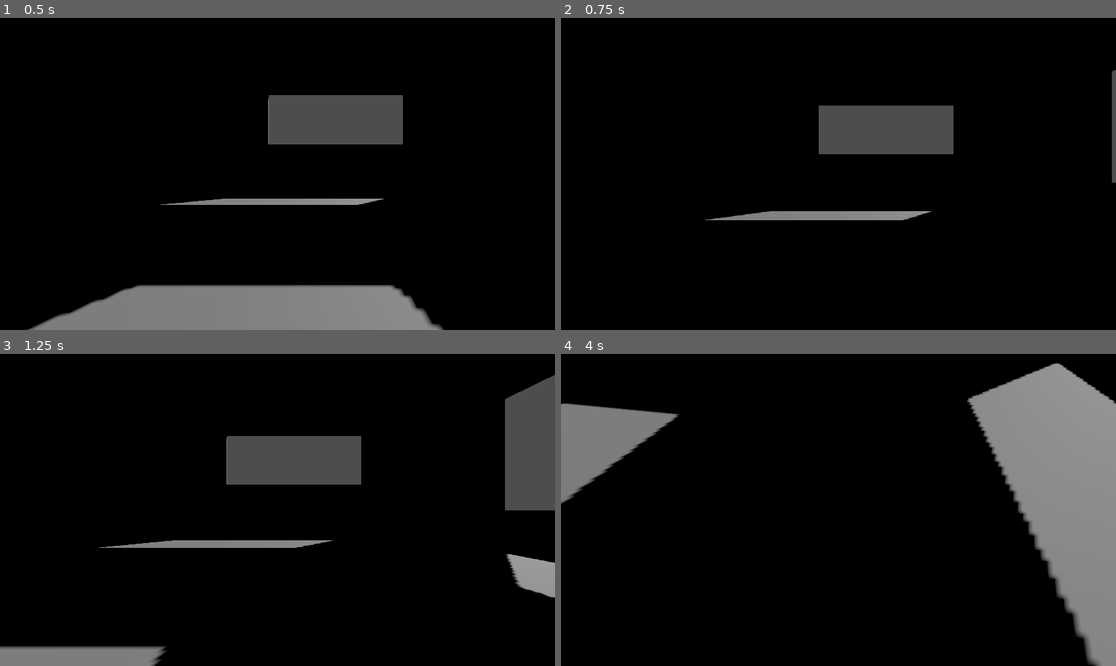
Above: before the commit, frames 1-4 (two rows, left to right).
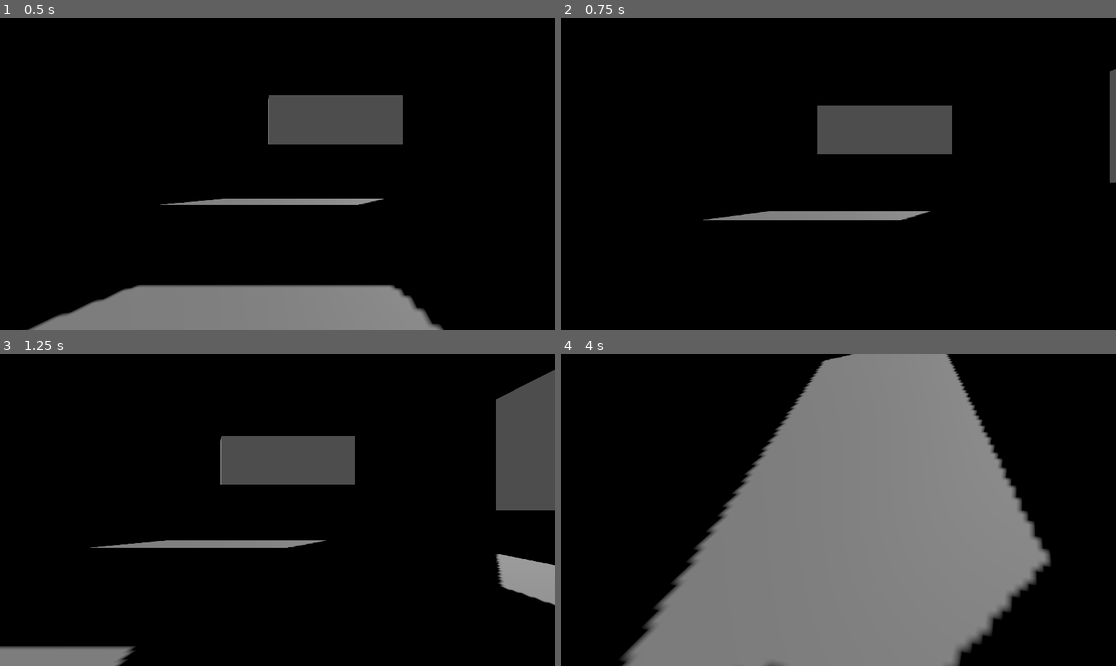
Above: after the commit, the same moments.

Repository: EMOLACRIA/Physics-based-character-movement
Game: Godot game, scene res://Scene/node_3d.tscn
The game is run twice, just before and just after one commit, with the same random seed, the same clock (stepped at 60 frames per second) and the same inputs. The engine's default icon, where the game draws it, is replaced by a stand-in: a white triangle on a blue panel in a dark square.
Inputs (mouse positions are in pixels of both pictures, inside the frame that each line leads up to):
- Up to frame 1 (0.5 s): no input
- Up to frame 2 (0.75 s): move the mouse to (960, 158) at 0.52 s; hold D (right) from 0.53 s (still down); tap Space (jump) at 0.6 s
- Up to frame 3 (1.25 s): keep holding D (right); tap Space (jump) at 0.77, 1.07 s
- Up to frame 4 (4 s): move the mouse to (727, 525) at 1.27 s; release D (right) at 1.28 s; hold S (back) 1.28-2.03 s; tap E (Interact) at 1.35, 3.6 s; tap Space (jump) at 1.52, 1.55, 1.82, 2.3, 2.85, 3.02, 3.32, 3.77, 3.8 s; move the mouse to (894, 441) at 2.02 s; press the mouse at (894, 441) at 2.03 s; hold D (right) 2.03-2.78 s; move the mouse to (832, 516) at 2.77 s; release the mouse at (832, 516) at 2.78 s; hold W (forward) from 2.78 s (still down); move the mouse to (877, 513) at 3.52 s

Frame 1 is identical in both runs. In frame 2, 0.3% of the frame differs, in the area x 25-100%, y 16-65%; in frame 3, 2.2%; in frame 4, 68%, in the area x 0-100%, y 0-100%.

Commit message:
Mechanic 11 - Jump Buffer

Diff:
--- a/Scripts/character_body_3d.gd
+++ b/Scripts/character_body_3d.gd
@@ -4,13 +4,14 @@
 @export var ground_accelerate: float = 10.0
 @export var look_sensitivity: float = 0.006
 @export var stop_speed: float = 0.1
-@export var ground_friction: float = 12.0
+@export var ground_friction: float = 8.0
 @export var gravity: float = 20.3
 @export var jump_height: float = 1.14
 @export var max_air_speed: float = 2.0
 @export var air_accelerate: float = 40.0
 @export var air_control: float = 0.45
 @export var coyote_time: float = 0.1
+@export var jump_buffer_time: float = 0.15
 
 
 @onready var cast = %SeeCast
@@ -18,6 +19,8 @@
 var just_landed: bool = false
 var was_on_floor: bool = false
 var coyote_time_left: float = 0.0
+var jump_buffer_time_left: float = 0.0
+
 
 
 func _unhandled_input(event):
@@ -40,6 +43,10 @@
 	else:
 		coyote_time_left = maxf(coyote_time_left - delta, 0.0)
 
+	if Input.is_action_just_pressed("jump"):
+		jump_buffer_time_left = jump_buffer_time
+	else:
+		jump_buffer_time_left = maxf(jump_buffer_time_left, 0.0)
 	#------------------------------------------------
 
 	interacttxt.hide()
@@ -148,10 +155,10 @@
 	# Kapsülün zıplarken kazanması gereken velocity'i hesaplar.
 
 func process_jump() -> void:
-	if coyote_time_left > 0.0 and Input.is_action_just_pressed("jump"):
+	if coyote_time_left > 0.0 and jump_buffer_time_left > 0.0:
 		velocity.y = get_jump_velocity()
 		coyote_time_left = 0.0
-	# "jump" input'u alındığında kapsüle y ekseninde hesaplanan velocity'i verir
+		jump_buffer_time_left = 0.0
 
 
 func process_air_movement(delta: float) -> void:
